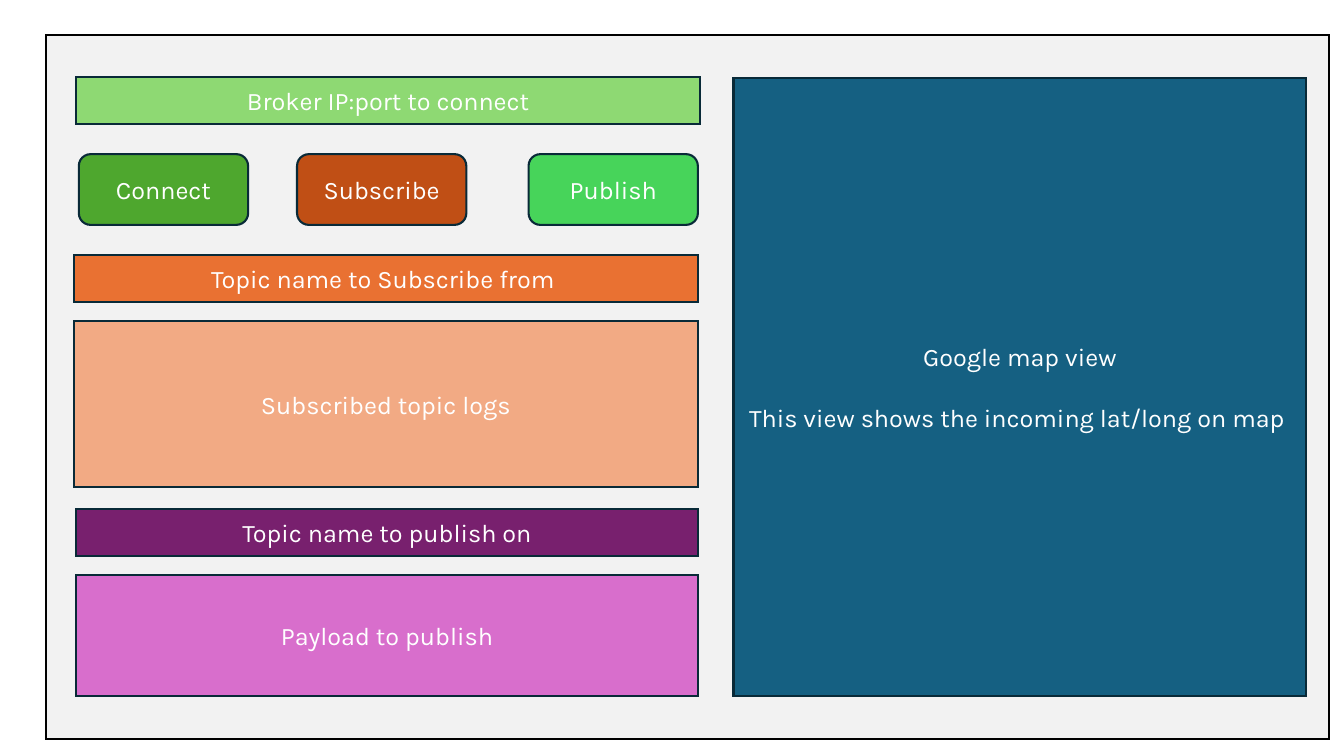
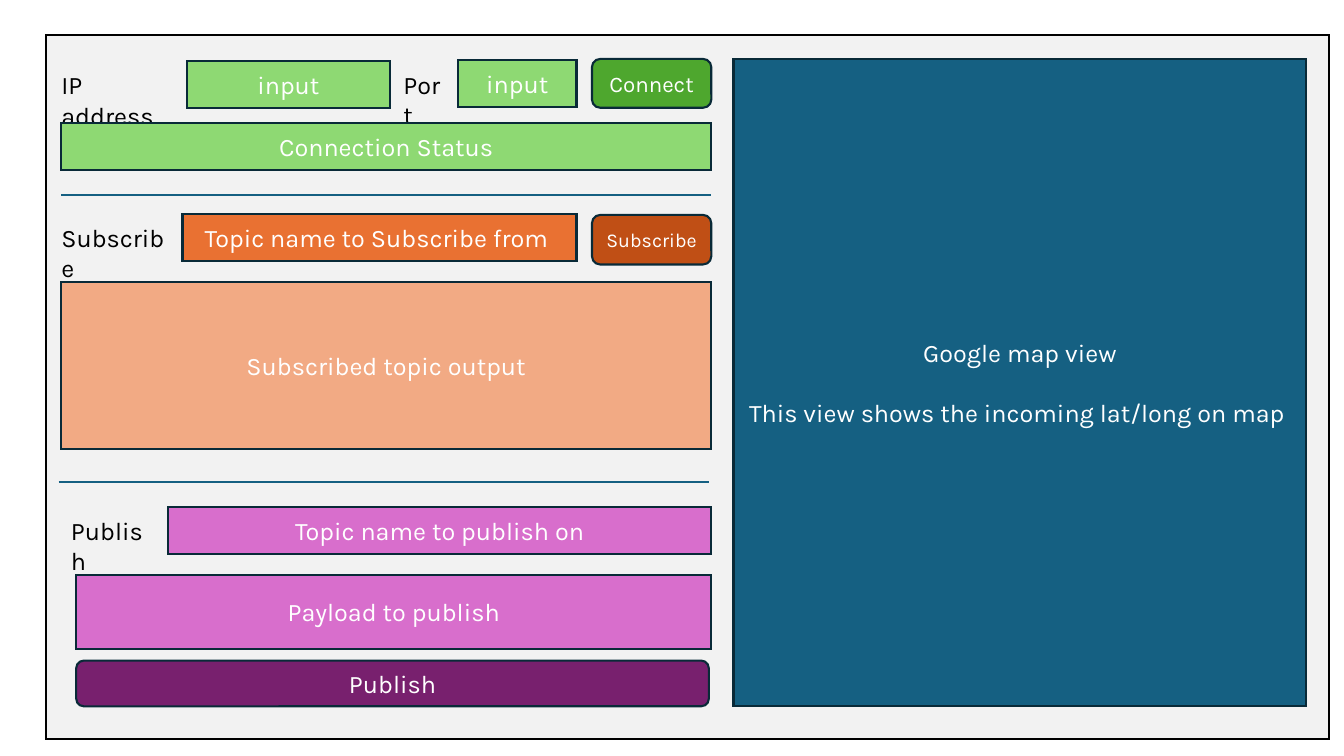
Before and after one commit to hamidrezaHemati/MQTT-AutoLock, a slide deck: slide 1 of docs/website template.pptx. Drawn at 1344x756 pixels with LibreOffice and Linux fonts; fonts in the diff are those of the drawing. Boxes give left, top, right and bottom in pixels: in the first picture for what was removed or moved away, otherwise in the second. Text is boxed around its words. In the diff, an @@ line names an element or a change of style, - is before the commit and + after.

```diff
--- a/docs/website template.pptx
+++ b/docs/website template.pptx
@@ rounded rectangle "Connect": place and size @@
-rounded rectangle "Connect" at [79, 154, 248, 225]
+rounded rectangle "Connect" at [592, 59, 711, 108]
@@ rounded rectangle "Connect" at [592, 59, 711, 108]: size 18 to 16 pt @@
@@ rectangle "Google map view": place and size @@
-rectangle "Google map view" at [734, 79, 1307, 697]
+rectangle "Google map view" at [734, 59, 1307, 707]
@@ text added at [61, 78, 153, 131], 18 pt, text #000000 @@
+IP address
@@ rectangle "input": place and size @@
-rectangle "input" at [77, 77, 701, 123]
+rectangle "input" at [187, 60, 390, 107]
@@ text in rectangle at [257, 77, 319, 100]: text changed @@
-Broker IP:port to connect
+input
@@ text added at [393, 65, 458, 105], 18 pt, text #000000 @@
+Port
@@ rectangle added at [458, 60, 576, 107], fill #8ED973, outline #092A39 1.5 pt, 18 pt, text #FFFFFF @@
+input
@@ rectangle added at [62, 123, 712, 169], fill #8ED973, outline #092A39 1.5 pt, 18 pt, text #FFFFFF @@
+Connection Status
@@ line added from (62, 196) to (712, 196), #156082 1.5 pt @@
@@ rectangle "Topic name to Subscribe from": place and size @@
-rectangle "Topic name to Subscribe from" at [74, 255, 698, 301]
+rectangle "Topic name to Subscribe from" at [182, 215, 577, 261]
@@ text added at [371, 229, 487, 248], 18 pt, text #000000 @@
+Subscribe
@@ rounded rectangle "Subscribe": place and size @@
-rounded rectangle "Subscribe" at [297, 154, 467, 225]
+rounded rectangle "Subscribe" at [592, 215, 711, 264]
@@ rounded rectangle "Subscribe" at [592, 215, 711, 264]: size 18 to 14 pt @@
@@ rectangle "Subscribed topic output": place and size @@
-rectangle "Subscribed topic output" at [74, 321, 698, 487]
+rectangle "Subscribed topic output" at [62, 282, 712, 449]
@@ text in rectangle at [246, 358, 526, 381]: text changed @@
-Subscribed topic logs
+Subscribed topic output
@@ line added from (58, 482) to (709, 482), #156082 1.5 pt @@
@@ rectangle "Topic name to publish on": place and size @@
-rectangle "Topic name to publish on" at [77, 509, 699, 556]
+rectangle "Topic name to publish on" at [168, 507, 712, 554]
@@ rectangle "Topic name to publish on" at [168, 507, 712, 554]: fill #78206E to #D86ECC @@
@@ text added at [461, 523, 549, 546], 18 pt, text #000000 @@
+Publish
@@ rectangle "Payload to publish": place and size @@
-rectangle "Payload to publish" at [77, 575, 699, 696]
+rectangle "Payload to publish" at [77, 575, 712, 648]
@@ rounded rectangle "Publish": place and size @@
-rounded rectangle "Publish" at [528, 154, 698, 225]
+rounded rectangle "Publish" at [77, 660, 710, 706]
@@ rounded rectangle "Publish" at [77, 660, 710, 706]: fill #47D45A to #78206E @@
```
Also in this commit, not shown: 5 other files.
